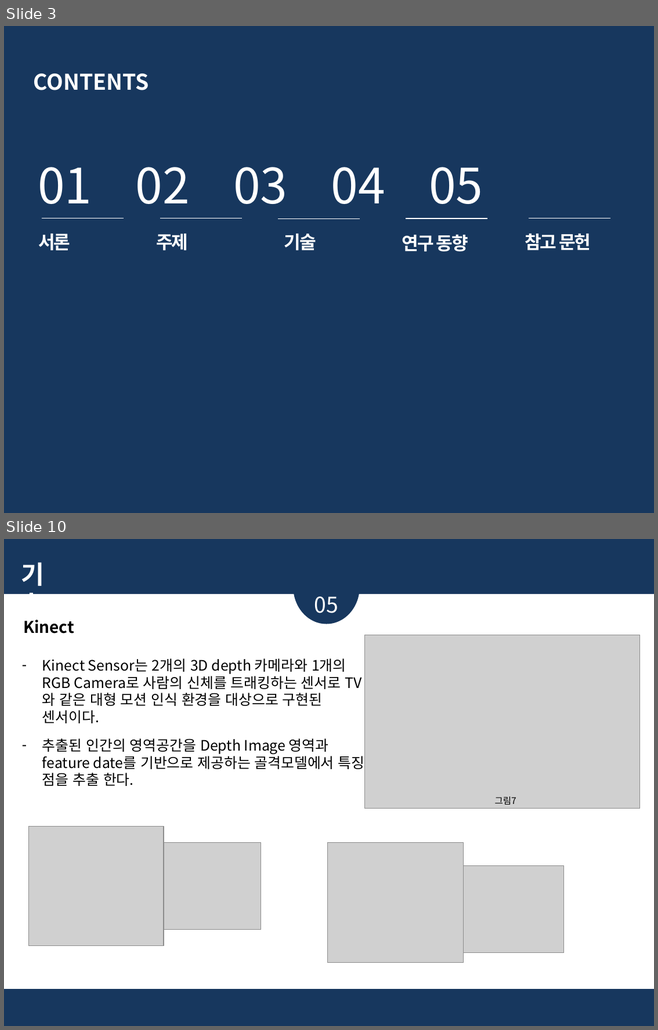
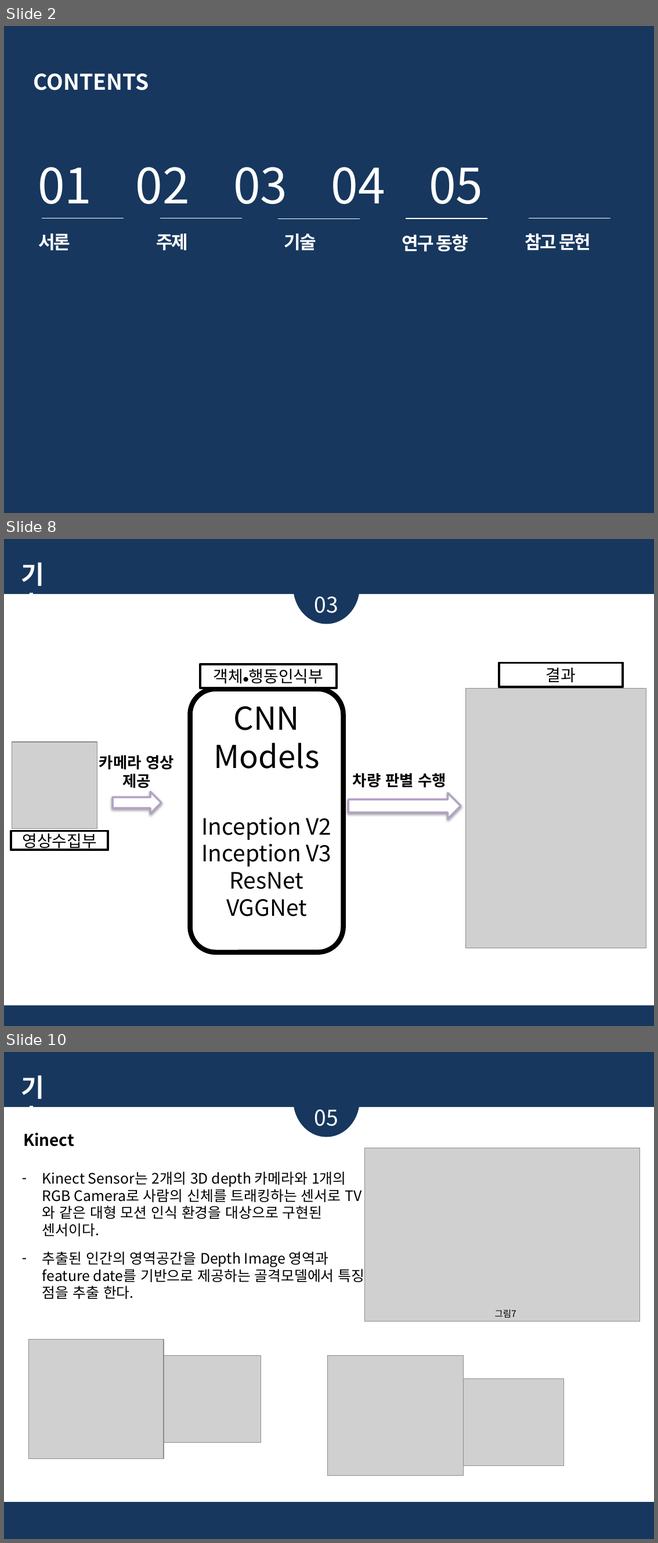
Before and after one commit to glad1470/2019_research, a slide deck: Doc/주제 선정 및 시장 조사_19.03.19/졸업논문 주제_임광효_김준영_2.pptx. Shown one above the other, each under a label of ours: slides 3 and 10 before the commit, slides 2, 8 and 10 after it; the slides between them are not shown. The pictures are 658x1030 and 658x1543 pixels, drawn with LibreOffice and Linux fonts; fonts in the diff are those of the drawing; grey boxes stand for pictures. Boxes give left, top, right and bottom in pixels: in the first picture for what was removed or moved away, otherwise in the second. Text is boxed around its words. In the diff, an @@ line names an element or a change of style, - is before the commit and + after.

```diff
--- a/Doc/주제 선정 및 시장 조사_19.03.19/졸업논문 주제_임광효_김준영_2.pptx
+++ b/Doc/주제 선정 및 시장 조사_19.03.19/졸업논문 주제_임광효_김준영_2.pptx
@@ slide 8 added at [4,539,654,1026], background #17375E @@
@@ ellipse added at [293,549,360,624], fill #17375E @@
@@ text added at [20,562,44,594], 28 pt, text #FFFFFF, bold @@
+기술
@@ rectangle added at [4,594,654,1006], fill #FFFFFF @@
@@ text added at [314,596,338,613], 24 pt, text #FFFFFF @@
+03
@@ rectangle added at [200,664,336,689], fill #FFFFFF, outline #000000 2.5 pt, 18 pt, text #000000 @@
+객체⦁행동인식부
@@ rectangle added at [499,663,623,687], fill #FFFFFF, outline #000000 2.5 pt, 18 pt, text #000000 @@
+결과
@@ rounded rectangle added at [190,689,343,953], outline #000000 5.5 pt @@
@@ picture added at [466,689,647,948] @@
@@ text added at [202,706,332,917], 25 pt, text #000000 @@
+CNN Models
+Inception V2
+Inception V3
+ResNet
+VGGNet
@@ picture added at [12,741,97,828] @@
@@ text added at [99,755,174,788], 17 pt, text #000000, bold @@
+카메라 영상 제공
@@ text added at [353,773,446,788], 17 pt, text #000000, bold @@
+차량 판별 수행
@@ left arrow added at [112,792,161,814], fill #FFFFFF, outline #B3A2C7 2.25 pt @@
@@ left arrow added at [349,793,460,819], fill #FFFFFF, outline #B3A2C7 2.25 pt @@
@@ rectangle added at [11,831,108,850], fill #FFFFFF, outline #000000 2.5 pt, 18 pt, text #000000 @@
+영상수집부
@@ what was slide 3 is now slide 2 @@
```
Also in this commit, not shown: 3 slides changed, 4 other slides added, 4 slides removed.
